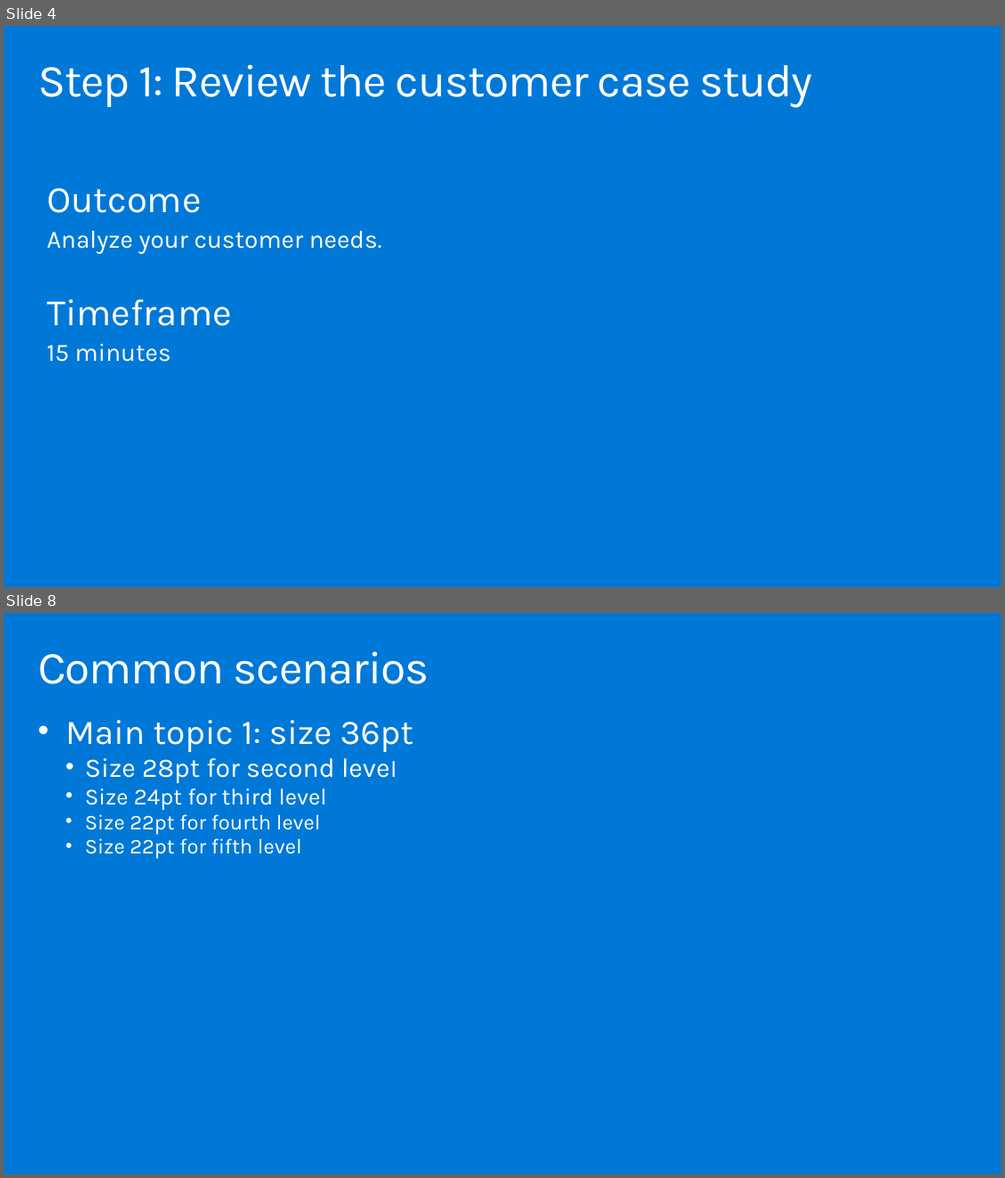
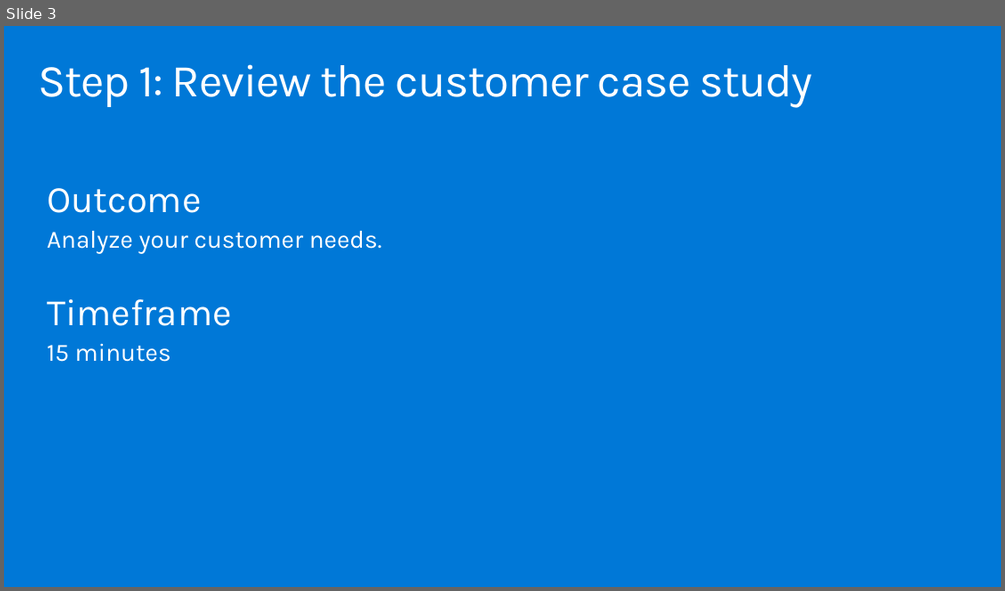
Before and after one commit to solliancenet/MCW-Migrate-Linux-OSS-DB-to-Azure, a slide deck: Whiteboard design session/WDS trainer presentation - Migrate and modernize case for Linux and OSS DB to Azure.pptx. Shown one above the other, each under a label of ours: slides 4 and 8 before the commit, slide 3 after it; the slides between them are not shown. The pictures are 1005x1178 and 1005x591 pixels, drawn with LibreOffice and Linux fonts; fonts in the diff are those of the drawing. Boxes give left, top, right and bottom in pixels: in the first picture for what was removed or moved away, otherwise in the second. Text is boxed around its words. In the diff, an @@ line names an element or a change of style, - is before the commit and + after.

```diff
--- a/Whiteboard design session/WDS trainer presentation - Migrate and modernize case for Linux and OSS DB to Azure.pptx
+++ b/Whiteboard design session/WDS trainer presentation - Migrate and modernize case for Linux and OSS DB to Azure.pptx
@@ slide 8 removed at [4, 613, 1001, 1174], background #0078D7 @@
@@ title removed at [38, 651, 429, 684] @@
-Common scenarios
@@ text removed at [65, 720, 414, 859] @@
-• Main topic 1: size 36pt
-  • Size 28pt for second level
-  • Size 24pt for third level
-  • Size 22pt for fourth level
-  • Size 22pt for fifth level
@@ what was slide 4 is now slide 3 @@
```
Also in this commit, not shown: 1 slide changed, 24 slides added, 16 other slides removed, 3 other files.
